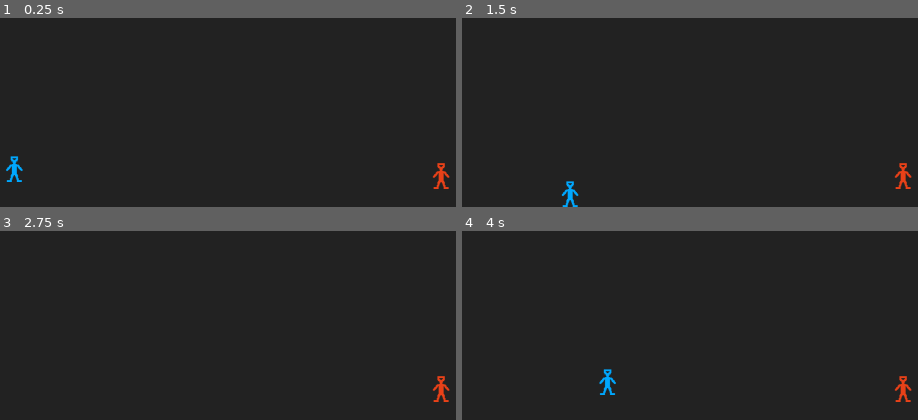
Above: before the commit, frames 1-4 (two rows, left to right).
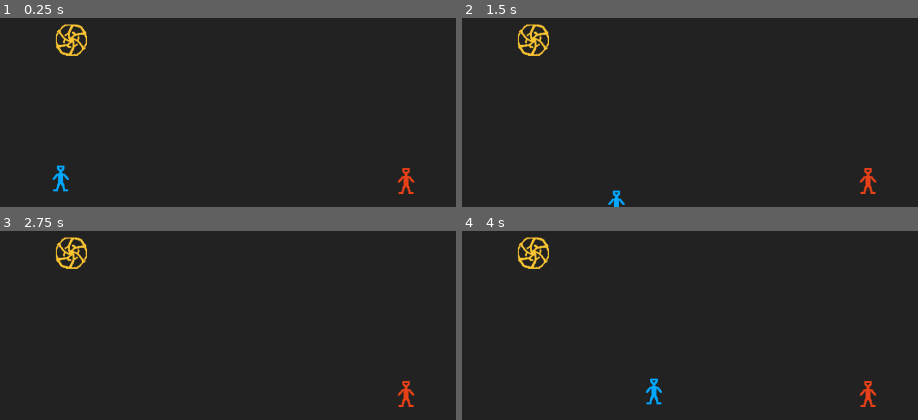
Above: after the commit, the same moments.

Repository: Wecros/SaturdayCrossing
Game: Godot game, scene res://scenes/Game.tscn
Same seed, same stepped clock (60 frames per second), same inputs: the game is played once before the commit and once after it.
Inputs:
- Up to frame 1 (0.25 s): no input
- Up to frame 2 (1.5 s): tap Enter at 0.5 s; hold D (player-1-right) 0.53-1.28 s; hold S (player-1-down) from 1.28 s (still down)
- Up to frame 3 (2.75 s): tap Space at 2 s; release S (player-1-down) at 2.03 s; hold D (player-1-right) from 2.03 s (still down)
- Up to frame 4 (4 s): tap Enter at 2.75 s; release D (player-1-right) at 2.78 s; hold W (player-1-up) 2.78-3.53 s; hold A (player-1-left) from 3.53 s (still down)

The runs differ from the first frame. In frame 1, 1.7% of the frame differs, in the area x 1-99%, y 3-94%; in frame 2, 1.6%; in frame 3, 1.1%; in frame 4, 1.7%, in the area x 12-99%, y 3-94%.

Commit message:
Add spawners

Diff:
--- /dev/null
+++ b/godot-project/objects/EnemySpawner.tscn
@@ -0,0 +1,12 @@
+[gd_scene load_steps=3 format=2]
+
+[ext_resource path="res://scripts/enemy-spawner.gd" type="Script" id=1]
+
+[sub_resource type="RectangleShape2D" id=1]
+extents = Vector2( 10, 224.498 )
+
+[node name="EnemySpawner" type="Area2D"]
+script = ExtResource( 1 )
+
+[node name="CollisionShape2D" type="CollisionShape2D" parent="."]
+shape = SubResource( 1 )
--- a/godot-project/objects/Player-2.tscn
+++ b/godot-project/objects/Player-2.tscn
@@ -4,7 +4,7 @@
 [ext_resource path="res://scripts/player_2_movement.gd" type="Script" id=2]
 [ext_resource path="res://img/player-red.png" type="Texture" id=3]
 
-[node name="Player" instance=ExtResource( 1 )]
+[node name="Player" index="0" instance=ExtResource( 1 )]
 
 [node name="KinematicBody2D" parent="." index="0"]
 script = ExtResource( 2 )
--- /dev/null
+++ b/godot-project/objects/PlayerSpawner.tscn
@@ -0,0 +1,6 @@
+[gd_scene load_steps=2 format=2]
+
+[ext_resource path="res://scripts/player-spawner.gd" type="Script" id=1]
+
+[node name="PlayerSpawner" type="Node2D"]
+script = ExtResource( 1 )
--- a/godot-project/scenes/Game.tscn
+++ b/godot-project/scenes/Game.tscn
@@ -1,8 +1,11 @@
-[gd_scene load_steps=4 format=2]
+[gd_scene load_steps=7 format=2]
 
 [ext_resource path="res://img/bg.png" type="Texture" id=1]
-[ext_resource path="res://objects/Player-1.tscn" type="PackedScene" id=2]
-[ext_resource path="res://objects/Player-2.tscn" type="PackedScene" id=3]
+[ext_resource path="res://objects/PlayerSpawner.tscn" type="PackedScene" id=2]
+[ext_resource path="res://objects/Player-1.tscn" type="PackedScene" id=3]
+[ext_resource path="res://objects/Player-2.tscn" type="PackedScene" id=4]
+[ext_resource path="res://img/powerup.png" type="Texture" id=5]
+[ext_resource path="res://objects/EnemySpawner.tscn" type="PackedScene" id=6]
 
 [node name="Main" type="Node"]
 
@@ -12,8 +15,20 @@
 texture = ExtResource( 1 )
 expand = true
 
-[node name="Player" parent="." instance=ExtResource( 2 )]
-position = Vector2( 275.761, 895.13 )
+[node name="PlayerSpawner" parent="." instance=ExtResource( 2 )]
+position = Vector2( 349.933, 909.706 )
+player_scene = ExtResource( 3 )
 
-[node name="Player2" parent="." instance=ExtResource( 3 )]
-position = Vector2( 958.599, 906.073 )
+[node name="PlayerSpawner2" parent="." instance=ExtResource( 2 )]
+position = Vector2( 902.5, 913.9 )
+player_scene = ExtResource( 4 )
+
+[node name="powerup" type="Sprite" parent="."]
+position = Vector2( 366.828, 692.636 )
+texture = ExtResource( 5 )
+
+[node name="EnemySpawner" parent="." instance=ExtResource( 6 )]
+position = Vector2( -60, 450 )
+
+[node name="EnemySpawner2" parent="." instance=ExtResource( 6 )]
+position = Vector2( 1340, 450 )
--- /dev/null
+++ b/godot-project/scripts/enemy-spawner.gd
@@ -0,0 +1,20 @@
+extends Area2D
+
+var min_x
+var min_y
+var max_x
+var max_y
+
+onready var colshape2d = get_node("CollisionShape2D")
+export (Array, PackedScene) var enemies
+
+var size
+var centerpos
+
+func _ready():
+	centerpos = colshape2d.position + position
+	size = colshape2d.shape.extents
+
+func spawn():
+	var x = centerpos.x
+	var y = (randi() % size.y) - (size.y/2) + centerpos.y
--- /dev/null
+++ b/godot-project/scripts/player-spawner.gd
@@ -0,0 +1,10 @@
+extends Node2D
+
+export (PackedScene) var player_scene
+onready var player = player_scene.instance()
+
+func _ready():
+	spawn()
+
+func spawn():
+	add_child(player)
Binary file added: godot-project/img/enemy-1.png
Not shown, added: godot-project/img/enemy-1.png.import
Binary file added: godot-project/img/enemy-2.png
Not shown, added: godot-project/img/enemy-2.png.import
Binary file added: godot-project/img/enemy-3.png
Not shown, added: godot-project/img/enemy-3.png.import
Binary file added: godot-project/img/enemy-4.png
Not shown, added: godot-project/img/enemy-4.png.import
Binary file added: godot-project/img/powerup.png
Not shown, added: godot-project/img/powerup.png.import
